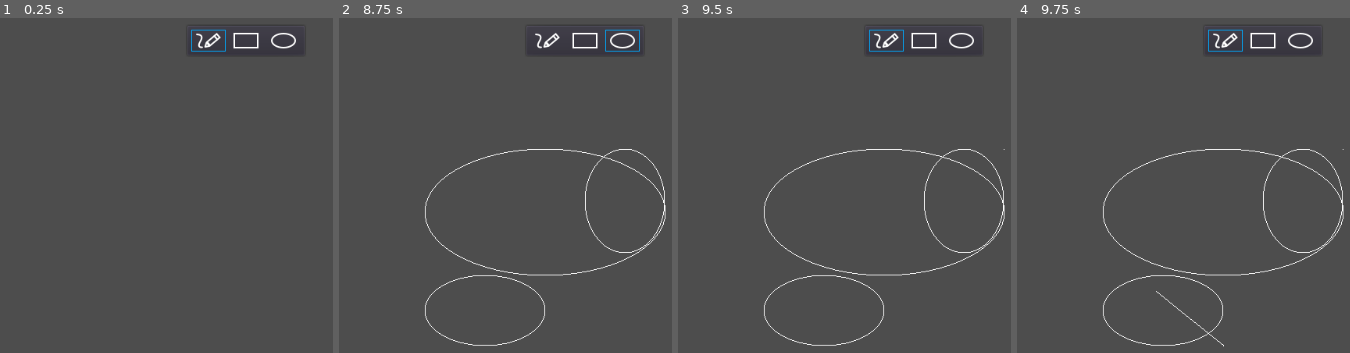
Above: before the commit, frames 1-4 (left to right).
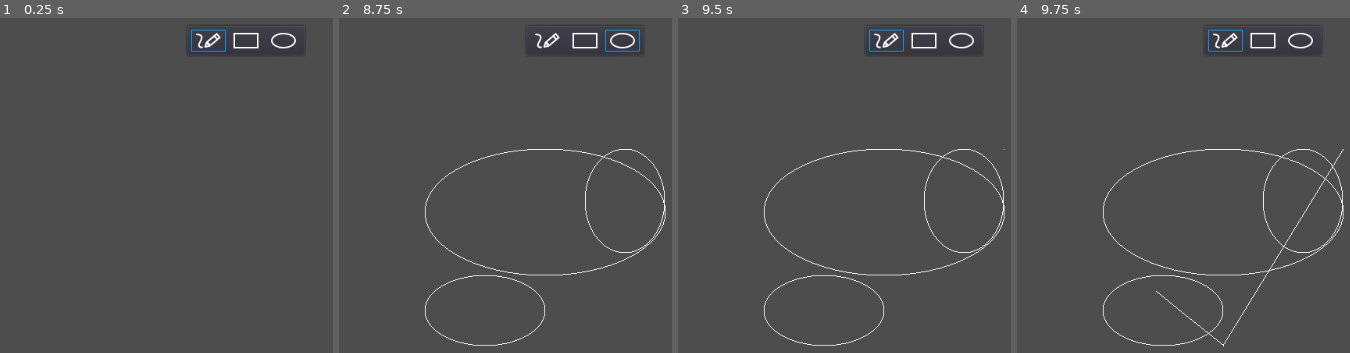
Above: after the commit, the same moments.

Repository: gilzoide/draw-over
Game: Godot game, scene res://main.tscn
Same seed, same stepped clock (60 frames per second), same inputs: the game is played once before the commit and once after it.
Inputs (mouse positions are in pixels of both pictures, inside the frame that each line leads up to):
- Up to frame 1 (0.25 s): no input
- Up to frame 2 (8.75 s): click (548, 41) at 0.5 s; click (585, 41) at 1.25 s; click (622, 41) at 2 s; click (548, 41) at 2.75 s; click (585, 41) at 3.5 s; click (622, 41) at 4.25 s; click (548, 41) at 5 s; click (585, 41) at 5.75 s; click (622, 41) at 6.5 s; tap Enter at 7.25 s; drag from (585, 252) to (665, 148) at 7.27 s; tap Space at 8 s; drag from (425, 275) to (545, 346) at 8.02 s
- Up to frame 3 (9.5 s): tap Enter at 8.75 s; move the mouse to (1004, 148) at 8.77 s; hold P (format_pencil) from 8.78 s (still down); click (1004, 148) at 8.92 s
- Up to frame 4 (9.75 s): release P (format_pencil) at 9.5 s; tap Space at 9.5 s; drag from (1223, 346) to (1023, 182) at 9.52 s

Frames 1-3 are identical in both runs. In frame 4, 0.3% of the frame differs, in the area x 61-99%, y 39-98%.

Commit message:
Fix _dragging reset on keyboard

Diff:
--- a/src/main.gd
+++ b/src/main.gd
@@ -43,14 +43,12 @@
 	if what == NOTIFICATION_PREDELETE:
 		_undoredo.free()
 		_undoredo = null
-	elif what == NOTIFICATION_MOUSE_EXIT:
-		_dragging = false
 
 
 func _gui_input(event: InputEvent) -> void:
 	if event.is_action_pressed("mode_board"):
 		_set_mode(Mode.BOARD)
-	if event.is_action_pressed("mode_transparent"):
+	elif event.is_action_pressed("mode_transparent"):
 		_set_mode(Mode.TRANSPARENT)
 	elif event.is_action_pressed("mode_presentation"):
 		_set_mode(Mode.PRESENTATION)
